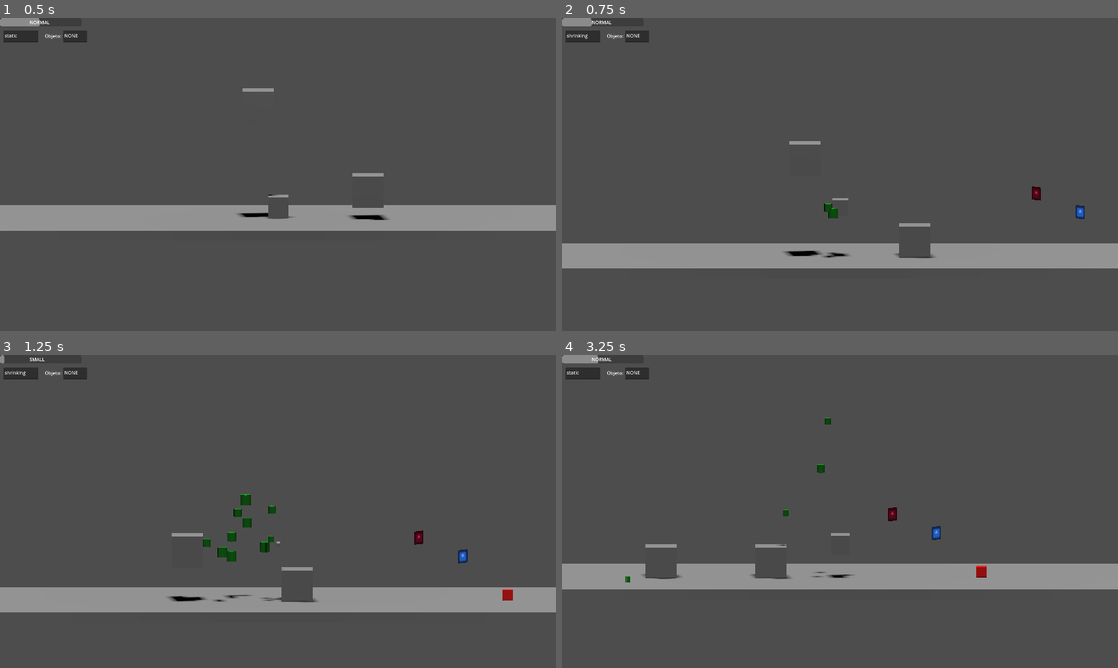
Above: before the commit, frames 1-4 (two rows, left to right).
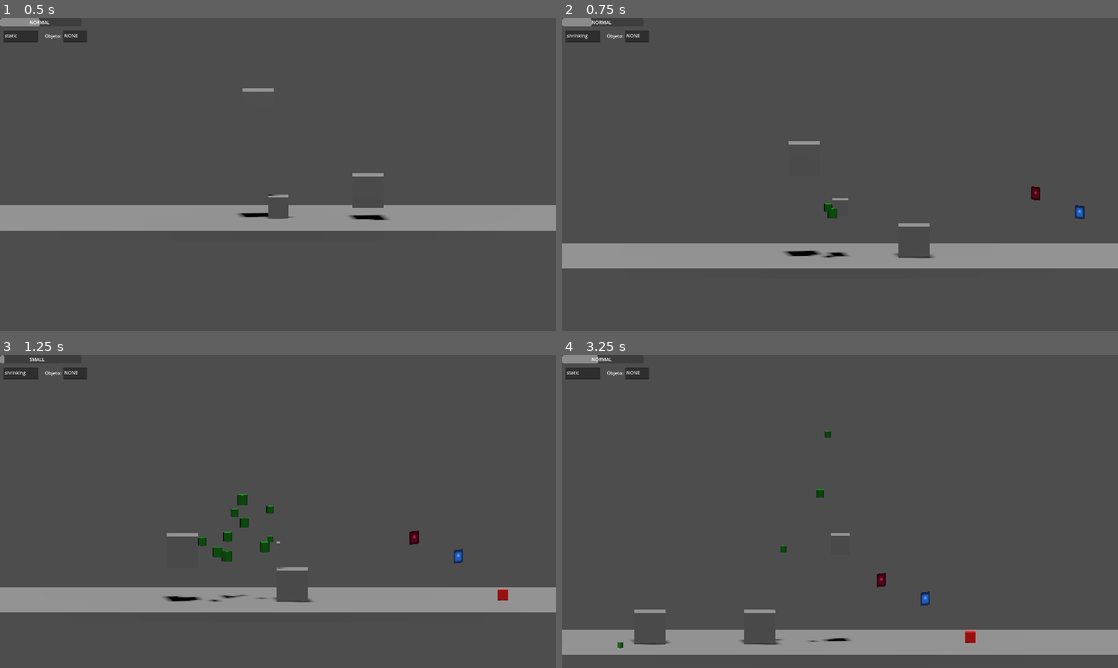
Above: after the commit, the same moments.

Repository: Isaac-Salas/GameOff2023
Game: Godot game, scene res://Levels/LevelTest.tscn
The game is run twice, just before and just after one commit, with the same random seed, the same clock (stepped at 60 frames per second) and the same inputs. The engine's default icon, where the game draws it, is replaced by a stand-in: a white triangle on a blue panel in a dark square.
Inputs:
- Up to frame 1 (0.5 s): no input
- Up to frame 2 (0.75 s): tap Enter (ui_accept) at 0.5 s; hold Right (ui_right) from 0.53 s (still down); hold X from 0.53 s (still down)
- Up to frame 3 (1.25 s): keep holding Right (ui_right); keep holding X; tap Enter (ui_accept) at 0.77 s
- Up to frame 4 (3.25 s): release Right (ui_right) at 1.28 s; release X at 1.28 s; hold Down (ui_down) 1.28-2.03 s; tap Z at 1.35 s; tap Enter (ui_accept) at 1.52, 3.02 s; hold Right (ui_right) 2.03-2.78 s; hold C 2.03-2.78 s; hold Up (ui_up) from 2.78 s (still down); tap X at 2.85 s

Frame 1 is identical in both runs. In frame 2, less than 0.1% of the frame differs, in the area x 40-94%, y 39-77%; in frame 3, 0.8%; in frame 4, 16%, in the area x 0-100%, y 20-96%.

Commit message:
Updated movement physics, now speed is only changed when small (#36)
In conjunction with the state changes, it is now no longer a concern.

Diff:
--- a/Player/PlayerTest.gd
+++ b/Player/PlayerTest.gd
@@ -19,9 +19,9 @@
 	if GlobalVar.sizefactor==1:
 		GlobalVar.CURRENT = "NORMAL"
 
-	if not GlobalVar.state == "static":
-		GlobalVar.SPEED = 10/(0.5+GlobalVar.sizefactor)
-		GlobalVar.JUMP_VELOCITY = 20/(0.5+GlobalVar.sizefactor)
+	if not GlobalVar.state == "static" and GlobalVar.sizefactor <= 1:
+		GlobalVar.SPEED = 10 / (0.44 + GlobalVar.sizefactor)
+		GlobalVar.JUMP_VELOCITY = 20 / (0.44 + GlobalVar.sizefactor)
 
 
 	#Peruvian Scaling
